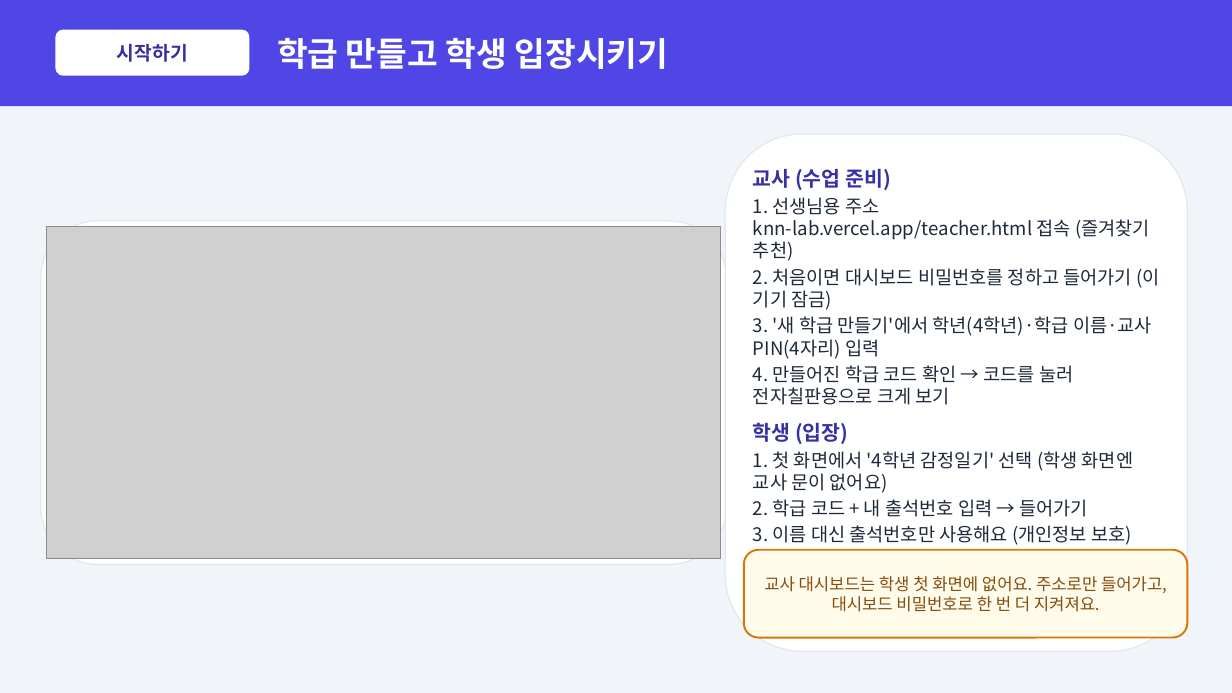
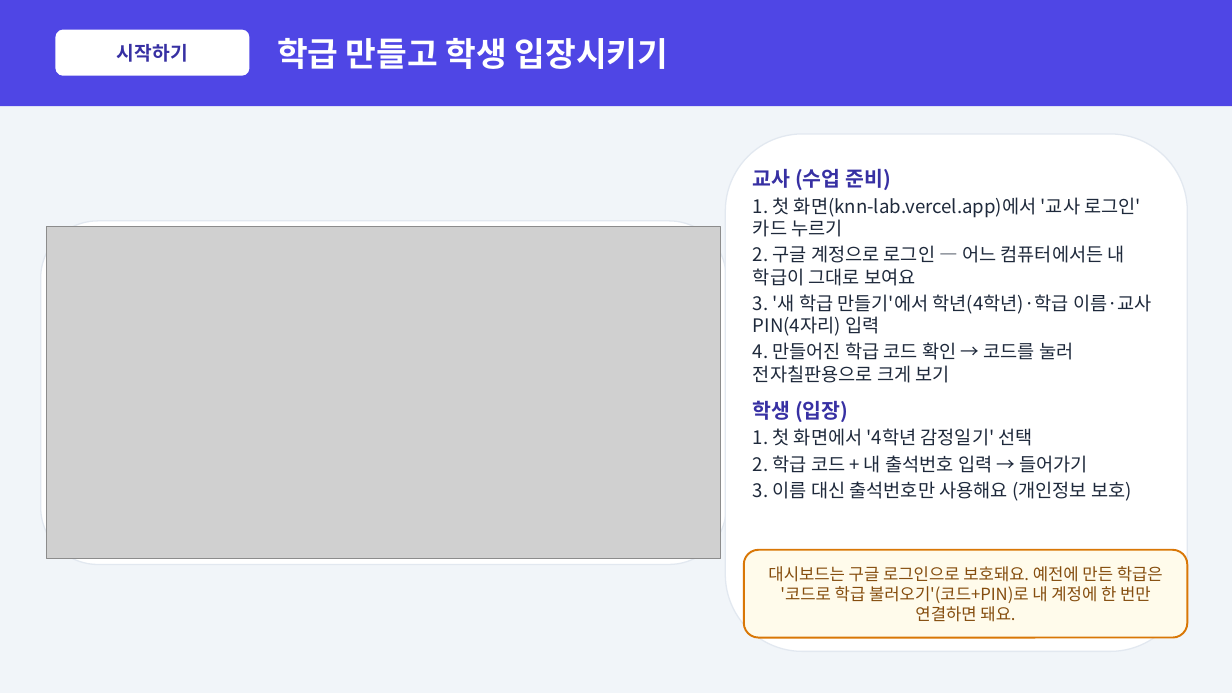
Before and after one commit to starrylifee/knn-lab, a slide deck: slide 2 of 설명서/KNN교실_4학년_사용설명서.pptx. Drawn at 1232x693 pixels with LibreOffice and Linux fonts; fonts in the diff are those of the drawing; grey boxes stand for pictures. Boxes give left, top, right and bottom in pixels: in the first picture for what was removed or moved away, otherwise in the second. Text is boxed around its words. In the diff, an @@ line names an element or a change of style, - is before the commit and + after.

```diff
--- a/설명서/KNN교실_4학년_사용설명서.pptx
+++ b/설명서/KNN교실_4학년_사용설명서.pptx
@@ text at (x1=753, y1=197, x2=1141, y2=286): text changed @@
-1. 선생님용 주소 knn-lab.vercel.app/teacher.html 접속 (즐겨찾기 추천)
-2. 처음이면 대시보드 비밀번호를 정하고 들어가기 (이 기기 잠금)
+1. 첫 화면(knn-lab.vercel.app)에서 '교사 로그인' 카드 누르기
+2. 구글 계정으로 로그인 — 어느 컴퓨터에서든 내 학급이 그대로 보여요
@@ text at (x1=753, y1=428, x2=1033, y2=446): text changed @@
-1. 첫 화면에서 '4학년 감정일기' 선택 (학생 화면엔 교사 문이 없어요)
+1. 첫 화면에서 '4학년 감정일기' 선택
@@ text in rounded rectangle at (x1=768, y1=566, x2=1163, y2=622): text changed @@
-교사 대시보드는 학생 첫 화면에 없어요. 주소로만 들어가고, 대시보드 비밀번호로 한 번 더 지켜져요.
+대시보드는 구글 로그인으로 보호돼요. 예전에 만든 학급은 '코드로 학급 불러오기'(코드+PIN)로 내 계정에 한 번만 연결하면 돼요.
```
Also in this commit, not shown: 1 other slide changed, 1 other file.
